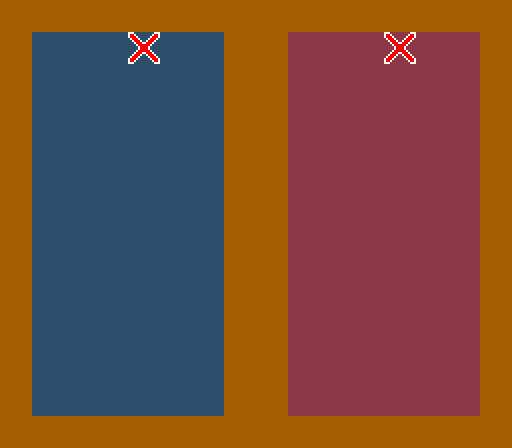
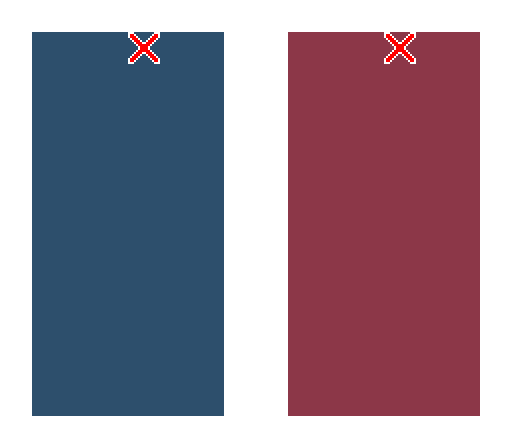
Before/after of a 512 × 448 layered artwork. What changed in the layer stack:
removed layer "レイヤー 1" over left=0, top=0, right=512, bottom=448
